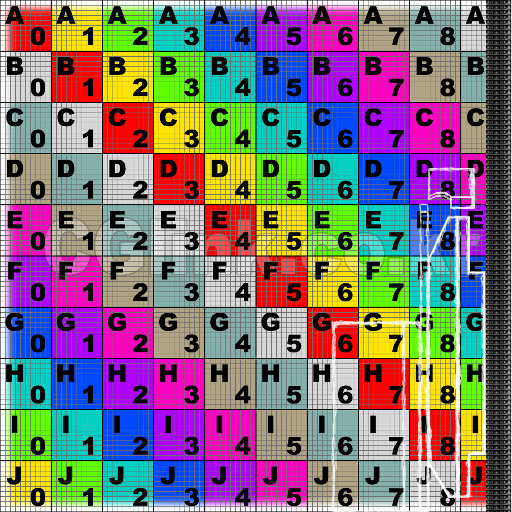
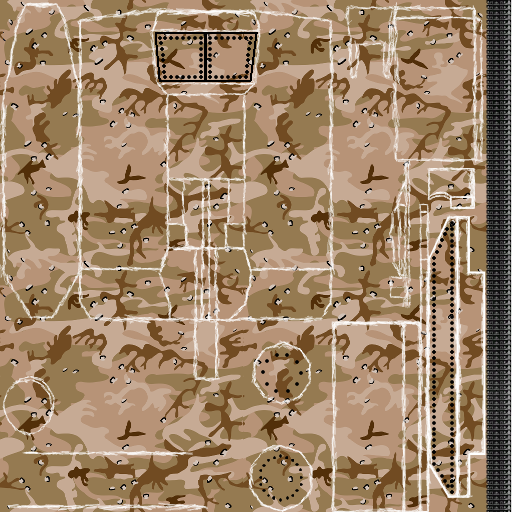
Before/after of a 512x512 layered artwork. What changed in the layer stack:
added layer "Joints" above "Doors" over [259,221,454,502]
added layer "Doors" above "edges" over [155,32,258,82]
painted on "edges" over [0,2,485,512]
showed "camo", painted on it over [0,0,487,512]
